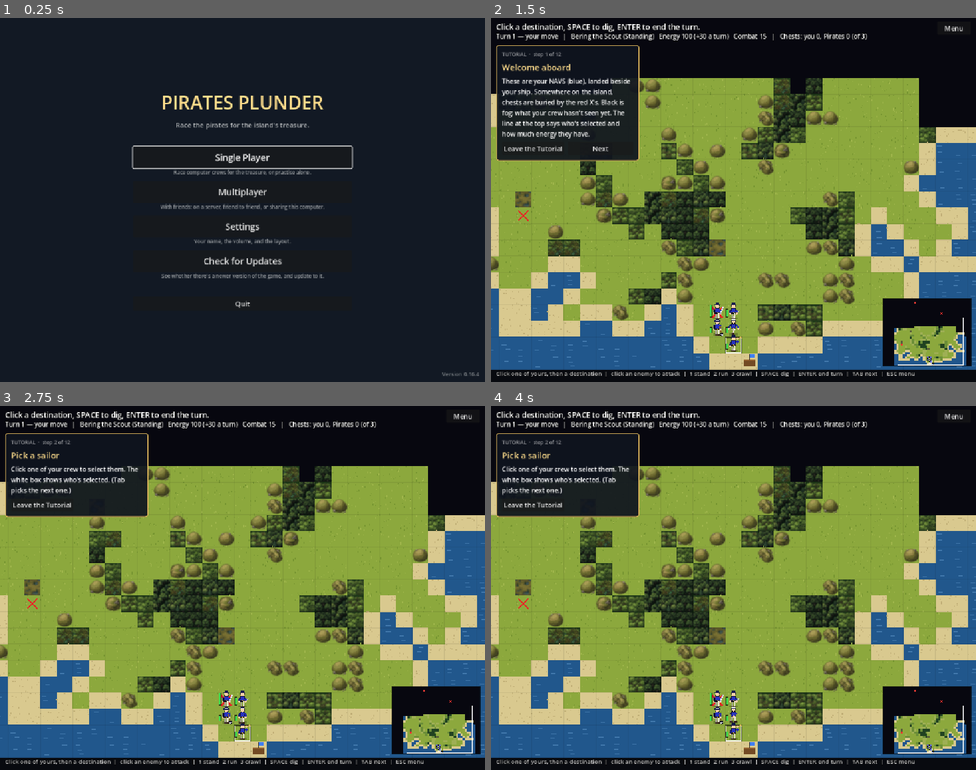
Above: before the commit, frames 1-4 (two rows, left to right).
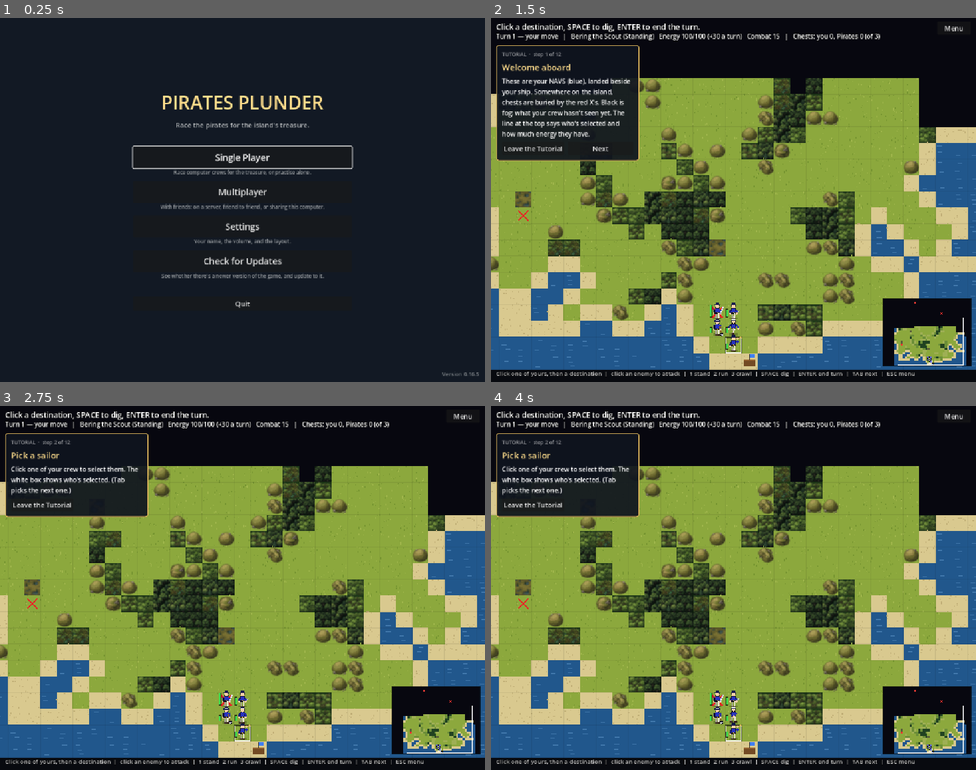
Above: after the commit, the same moments.

Repository: sparkly-quasar/Pirates-Plunder
Game: Godot game, scene res://scenes/Menu.tscn
Two runs of this game, one before a commit and one after it. Both use one fixed random seed, a clock stepped at 60 frames per second and the inputs below.
Inputs:
- Up to frame 1 (0.25 s): no input
- Up to frame 2 (1.5 s): click "Single Player" at 0.5 s; click "Tutorial" at 1.25 s
- Up to frame 3 (2.75 s): click "Next" at 2 s
- Up to frame 4 (4 s): click "Menu" at 2.75 s; click "Resume (Esc)" at 3.5 s

The runs differ from the first frame. In frame 1, less than 0.1% of the frame differs, in the area x 98-99%, y 97-98%; in frame 2, 0.4%, in the area x 41-81%, y 4-7%; in frame 3, 0.4%; in frame 4, 0.4%.

Commit message:
v0.16.5: stamina gives a bigger energy tank (Vega holds 130)
Co-Authored-By: Claude Opus 5.5 <noreply@anthropic.com>

Diff:
--- a/godot/project.godot
+++ b/godot/project.godot
@@ -8,7 +8,7 @@
 
 config/name="Pirates Plunder"
 config/description="A turn-based treasure hunt for one or two players, inspired by Richard Carr's Treasure Island (1996)."
-config/version="0.16.4"
+config/version="0.16.5"
 run/main_scene="res://scenes/Menu.tscn"
 config/features=PackedStringArray("4.3", "GL Compatibility")
 config/icon="res://icon.png"
--- a/godot/scripts/character.gd
+++ b/godot/scripts/character.gd
@@ -95,7 +95,7 @@
 	if stats != null and stats.special == Campaign.SPECIAL_VEGA:
 		team_color = VEGA_GOLD # the fleet's finest navigator, in gold
 		hat_stripe = Color(1.0, 0.86, 0.35)
-	energy = CharacterStats.MAX_ENERGY
+	energy = stats.max_energy() if stats != null else CharacterStats.MAX_ENERGY
 	position = cell_to_pos(start_cell)
 
 ## Changes sides where they stand (a pirate won over by Vega): the new crew's
--- a/godot/scripts/character_stats.gd
+++ b/godot/scripts/character_stats.gd
@@ -14,7 +14,9 @@
 const AVERAGE := 30.0
 const EXCELLENT := 60.0
 
-const MAX_ENERGY := 100.0
+const MAX_ENERGY := 100.0  ## an average sailor's full tank (see max_energy())
+## Energy tank per point of stamina above average: Vega (80) holds 130.
+const TANK_PER_STAMINA := 0.6
 const DIG_COST := 35.0        ## energy to dig...
 const DIG_COST_DIGGER := 12.0 ## ...unless you're the Digger
 const ATTACK_MIN_ENERGY := 25.0
@@ -87,9 +89,18 @@
 ##   CS = (Sword + C + Sword*C/100) * ET/100
 func combat_strength(energy: float) -> float:
 	var t := team_spirit / 5.0
-	var et: float = maxf(energy, t)
+	# A bigger tank is for going further, not hitting harder: past 100, energy
+	# doesn't add to a fight.
+	var et: float = maxf(minf(energy, MAX_ENERGY), t)
 	var c := confidence / 10.0
 	return (swordfighting + c + swordfighting * c / 100.0) * et / 100.0
+
+## The most energy this sailor can hold: 100, and more with stamina above
+## average, so a sailor with great stamina goes further in a turn as well as
+## resting quicker (Vega, stamina 80: 130; an Excellent 60: 118). Nobody
+## holds less than 100.
+func max_energy() -> float:
+	return MAX_ENERGY + maxf(0.0, stamina - AVERAGE) * TANK_PER_STAMINA
 
 ## Combat strength when fully rested — sets the height of the bar's frame.
 func max_combat_strength() -> float:
--- a/godot/scripts/game_server.gd
+++ b/godot/scripts/game_server.gd
@@ -729,7 +729,7 @@
 	else:
 		turn += 1
 	for c in _members(current_team):
-		c.energy = minf(c.energy + c.stats.stamina * float(rest_scale[current_team]) * rest_bonus(c), CharacterStats.MAX_ENERGY)
+		c.energy = minf(c.energy + c.stats.stamina * float(rest_scale[current_team]) * rest_bonus(c), c.stats.max_energy())
 	reset_turn_clock()
 	turn_changed.emit()
 	_refresh_vision()
--- a/godot/scripts/main.gd
+++ b/godot/scripts/main.gd
@@ -857,9 +857,9 @@
 	var storm := c.team == v and _storm_island()
 	if server.rest_bonus(c) > 1.0:
 		storm = false
-	var sailor := "%s the %s (%s)   Energy %d (+%d a turn%s)   Combat %d" % [
+	var sailor := "%s the %s (%s)   Energy %d/%d (+%d a turn%s)   Combat %d" % [
 		c.stats.person_name, c.stats.class_name_, stance_name,
-		roundi(c.energy), roundi(rest), ", storm" if storm else (", outpost" if server.rest_bonus(c) > 1.0 else ""), roundi(c.combat_strength())]
+		roundi(c.energy), roundi(c.stats.max_energy()), roundi(rest), ", storm" if storm else (", outpost" if server.rest_bonus(c) > 1.0 else ""), roundi(c.combat_strength())]
 	if Touch.enabled:
 		# What it takes to win first, where a narrow screen can't cut it off.
 		info_label.text = "%s   |   %s   |   %s" % [turn_text, chests, sailor]
--- a/godot/tools/smoke_test.gd
+++ b/godot/tools/smoke_test.gd
@@ -1260,6 +1260,23 @@
 	game.load_state(old_save)
 	_check(game.goal == "" and not game.won, "chests: a 0.13.0 save's \"chests\" goal loads as the usual race")
 	_check(game.settle_resumed() and game.won and game.winner == N, "chests: a resumed game already won ends at once")
+	_free_game(game)
+
+	# A bigger energy tank with stamina: Vega goes further in a turn.
+	var vega_st := Campaign.make_vega()
+	_check(is_equal_approx(vega_st.max_energy(), 130.0) and is_equal_approx(CharacterStats.make(CharacterStats.Kind.FIGHTER).max_energy(), 100.0)
+		and is_equal_approx(CharacterStats.make(CharacterStats.Kind.SWORDSMAN).max_energy(), 100.0),
+		"energy: Vega (stamina 80) holds 130, an average sailor 100, and poor stamina never less than 100")
+	_check(is_equal_approx(vega_st.combat_strength(130.0), vega_st.combat_strength(100.0)), "energy: past 100 it doesn't add to a fight")
+	g = TerrainGrid.new(4242)
+	game = _computer_game(g)
+	var runner_c: Character = game._members(N)[2]
+	_check(runner_c.stats.kind == CharacterStats.Kind.RUNNER and is_equal_approx(runner_c.energy, runner_c.stats.max_energy()) and runner_c.energy > 100.0,
+		"energy: a Runner (great stamina) lands with a full, bigger tank (%d)" % roundi(runner_c.energy))
+	runner_c.energy = 10.0
+	game._pass_turn(N)
+	game._pass_turn(P)
+	_check(runner_c.energy > 10.0 and runner_c.energy <= runner_c.stats.max_energy() + 0.01, "energy: resting fills it up to that tank, no further")
 	_free_game(game)
 
 	# A flag on the X once your crew digs up its chest, for your side only.
Not shown, added: godot/release-notes/v0.16.5.md
